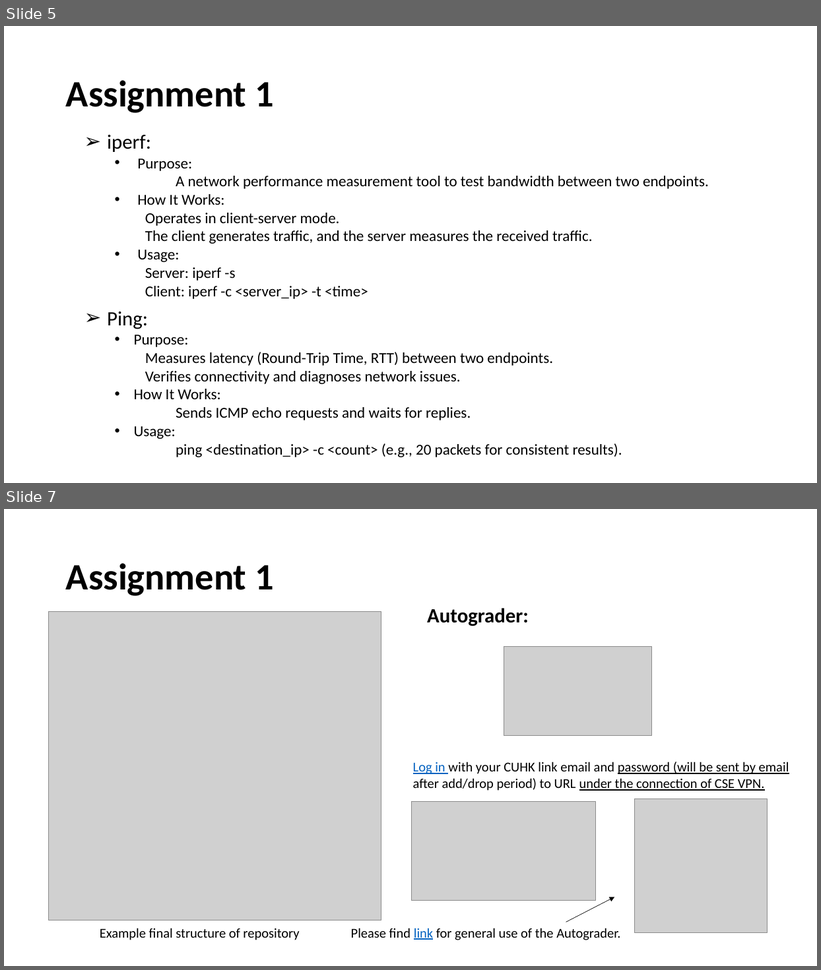
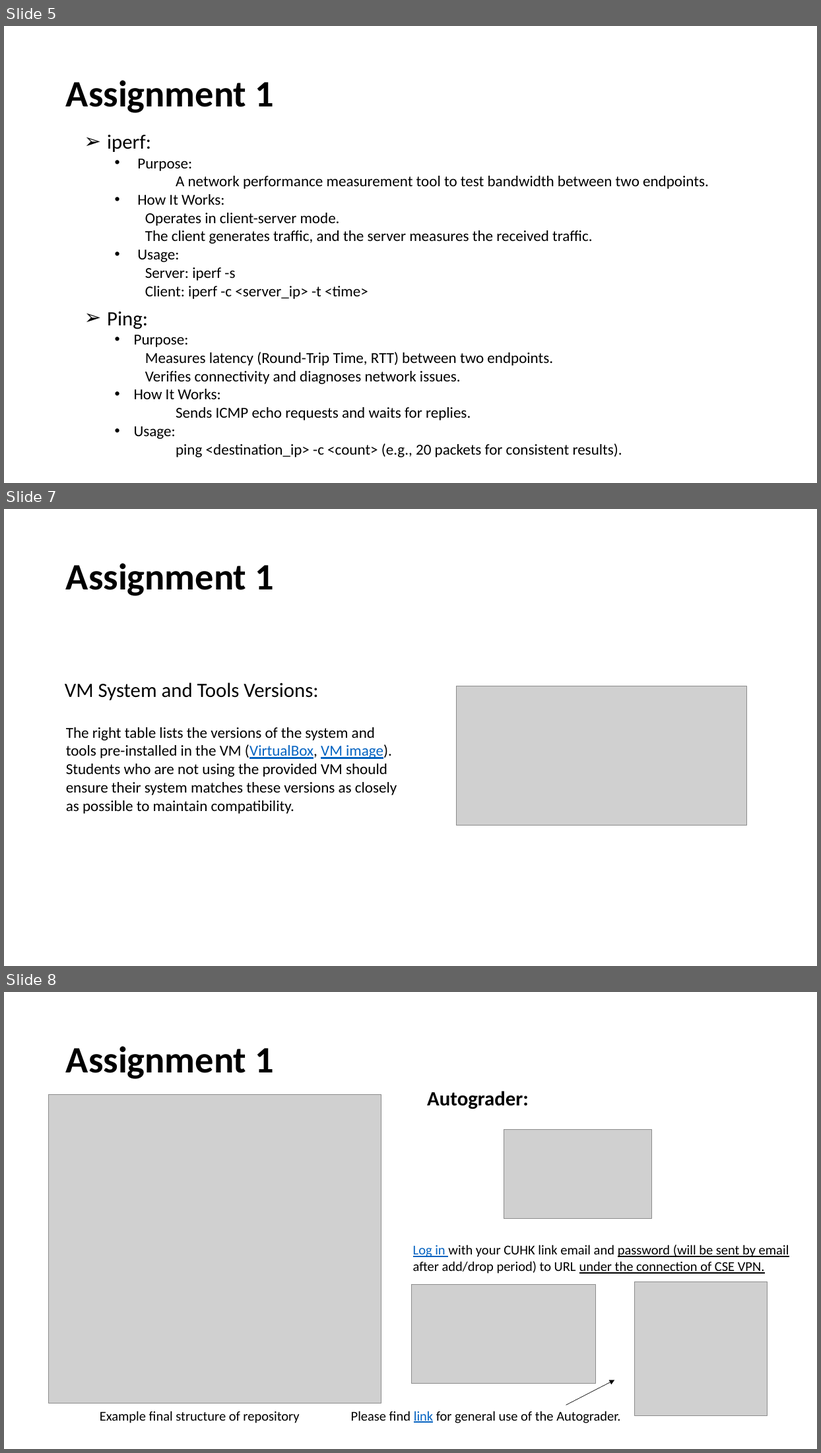
Before and after one commit to henryhxu/CSCI4430-ESTR4120, a slide deck: tutorial/T01/tut01.pptx. Shown one above the other, each under a label of ours: slides 5 and 7 before the commit, slides 5, 7 and 8 after it; the slides between them are not shown. The pictures are 821x970 and 821x1453 pixels, drawn with LibreOffice and Linux fonts; fonts in the diff are those of the drawing; grey boxes stand for pictures. Boxes give left, top, right and bottom in pixels: in the first picture for what was removed or moved away, otherwise in the second. Text is boxed around its words. In the diff, an @@ line names an element or a change of style, - is before the commit and + after.

Commit message:
vm system and tools version update

```diff
--- a/tutorial/T01/tut01.pptx
+++ b/tutorial/T01/tut01.pptx
@@ slide 7 added at [4, 509, 817, 966], background #FFFFFF @@
@@ title added at [66, 563, 274, 596], 44 pt, text #000000, bold @@
+Assignment 1
@@ text added at [65, 683, 318, 700], 24 pt, text #000000 @@
+VM System and Tools Versions:
@@ picture added at [456, 687, 746, 826] @@
@@ text added at [66, 727, 397, 814], 18 pt, text #000000 @@
+The right table lists the versions of the system and tools pre-installed in the VM (VirtualBox, VM image). Students who are not using the provided VM should ensure their system matches these versions as closely as possible to maintain compatibility.
@@ what was slide 7 is now slide 8 @@
```
Also in this commit, not shown: 1 other file.
